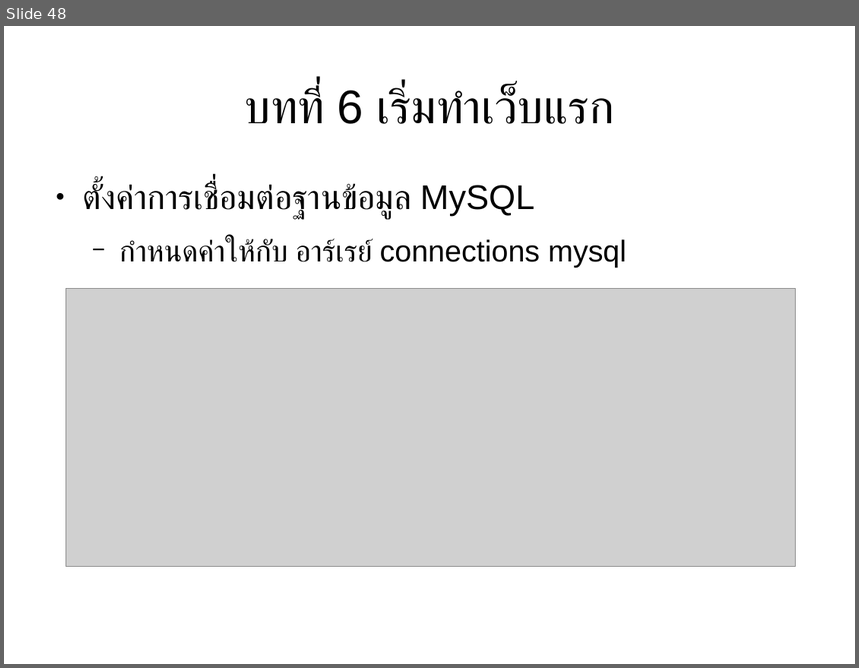
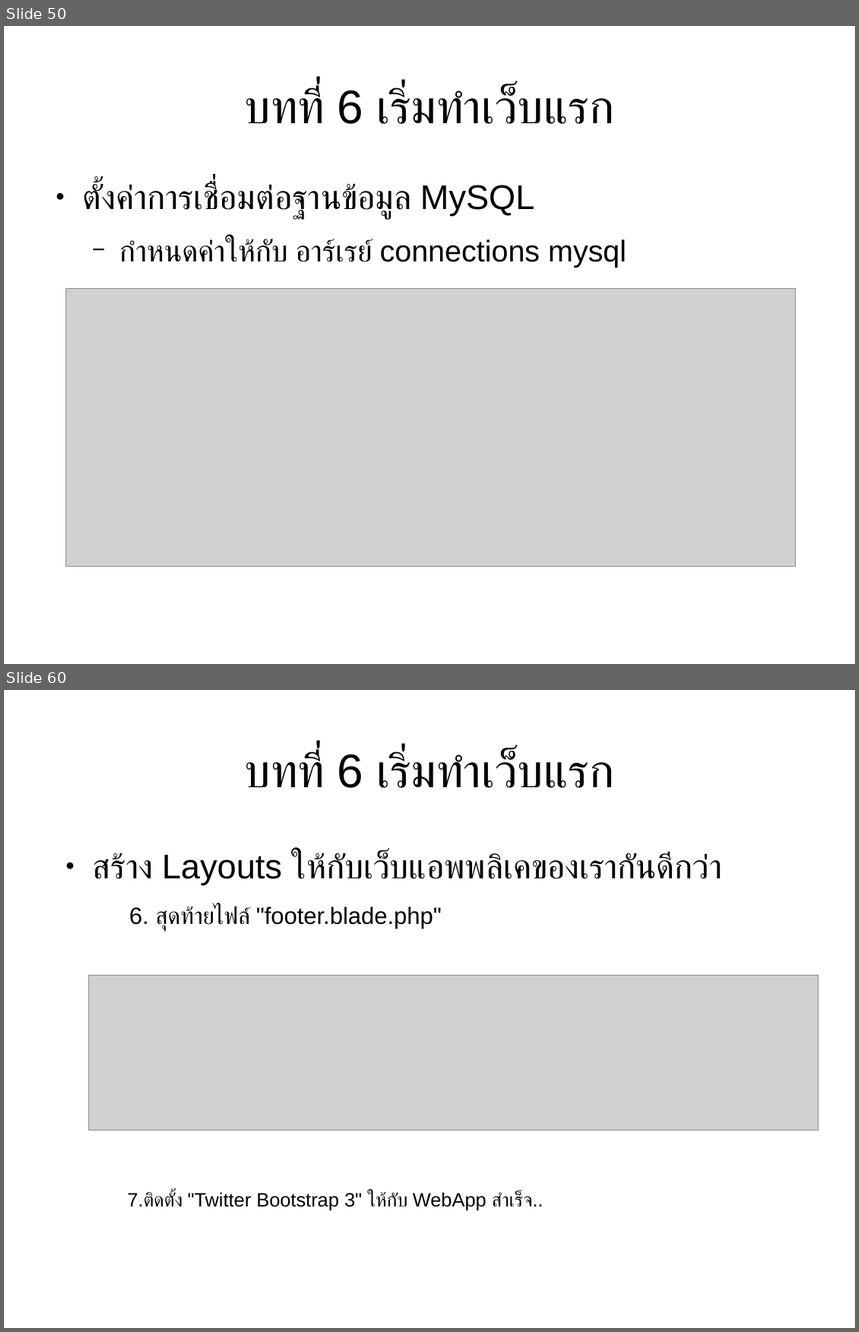
Before and after one commit to expstudio/Laravel-Course-Material, a slide deck: slide course.odp. Shown one above the other, each under a label of ours: slide 48 before the commit, slides 50 and 60 after it; the slides between them are not shown. The pictures are 859x668 and 859x1332 pixels, drawn with LibreOffice and Linux fonts; fonts in the diff are those of the drawing; grey boxes stand for pictures. Boxes give left, top, right and bottom in pixels: in the first picture for what was removed or moved away, otherwise in the second. Text is boxed around its words. In the diff, an @@ line names an element or a change of style, - is before the commit and + after.

```diff
--- a/slide course.odp
+++ b/slide course.odp
@@ slide 60 added at (x1=4, y1=690, x2=855, y2=1328), background #FFFFFF @@
@@ title added at (x1=245, y1=751, x2=614, y2=788), 44 pt, text #000000 @@
+บทที่ 6 เริ่มทำเว็บแรก
@@ text added at (x1=93, y1=852, x2=722, y2=931), 32 pt, text #000000 @@
+● สร้าง Layouts ให้กับเว็บแอพพลิเคของเรากันดีกว่า
+  6. สุดท้ายไฟล์ "footer.blade.php"
@@ picture added at (x1=89, y1=976, x2=818, y2=1130) @@
@@ text added at (x1=127, y1=1192, x2=544, y2=1211), 18 pt, text #000000 @@
+7.ติดตั้ง "Twitter Bootstrap 3" ให้กับ WebApp สำเร็จ..
@@ what was slide 48 is now slide 50 @@
```
Also in this commit, not shown: 4 slides changed, 37 other slides added, 13 other files.
